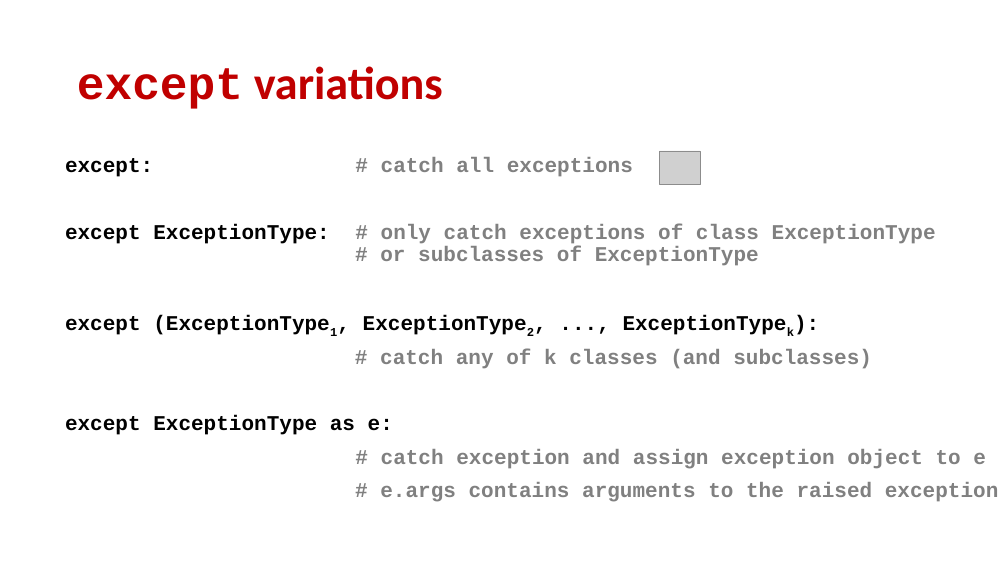
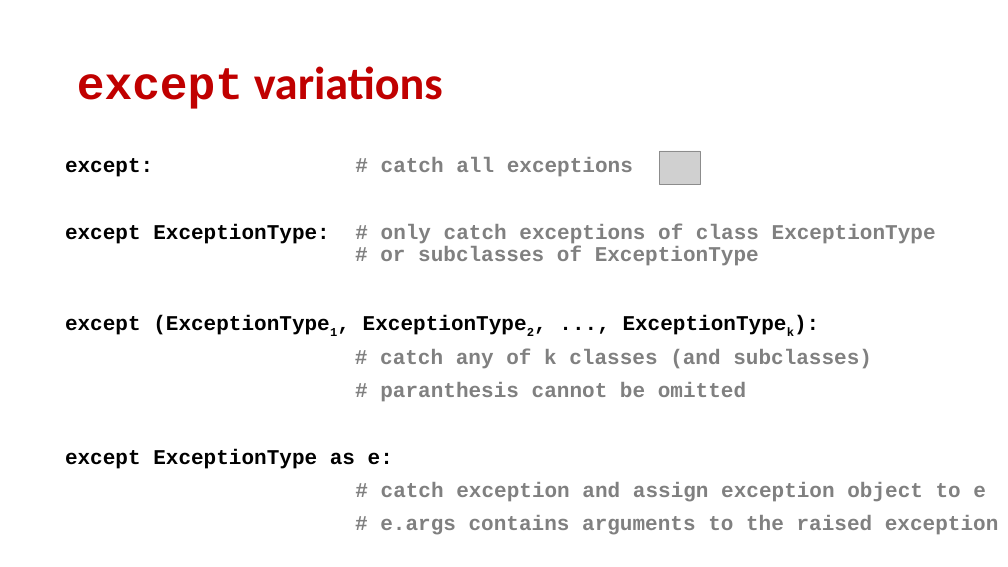
Before and after one commit to gsbrodal/gsbrodal.github.io, a slide deck: slide 14 of ipsa/slides/exceptions.pptx. Drawn at 1008x567 pixels with LibreOffice and Linux fonts; fonts in the diff are those of the drawing; grey boxes stand for pictures. Boxes give left, top, right and bottom in pixels: in the first picture for what was removed or moved away, otherwise in the second. Text is boxed around its words. In the diff, an @@ line names an element or a change of style, - is before the commit and + after.

Commit message:
exception slides updated

```diff
--- a/ipsa/slides/exceptions.pptx
+++ b/ipsa/slides/exceptions.pptx
@@ text at (380,382,746,402): paragraph added @@
+# paranthesis cannot be omitted
```
Also in this commit, not shown: 4 other slides changed, 4 other files.
